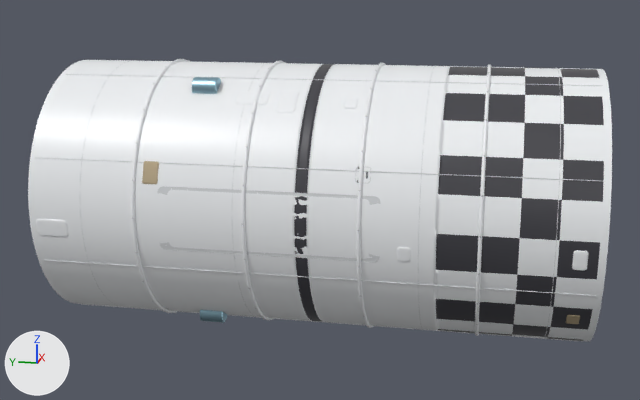
The glTF model assets-src/ship-modules/tank-12-main.glb: old version first, new version second.
One viewpoint serves both versions: a 50 mm lens placed at (-19.98, -3.8, 4.82), pointed at (0.0, 0.19, -0.18). Arrows for +X, +Y and +Z are at lower left; the lights stay in place. The picture after the commit comes second. Vertices at exactly the same position are counted once.

In view in the first picture: 'tank-band', 'tank-band.001', 'tank-band.002', 'tank-band.003', 'tank_hull', 'tank_surface_panels' and 10 more.
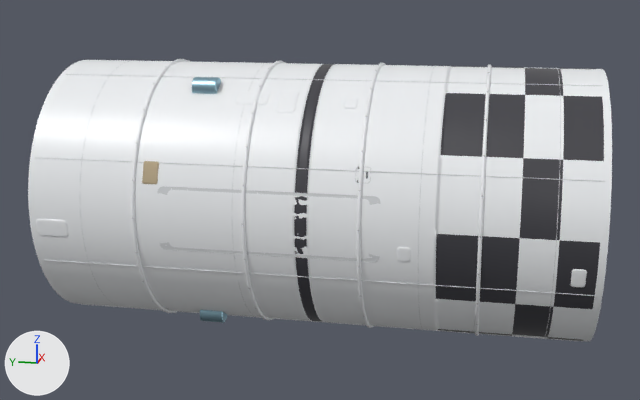
Pixel boxes (x1, y1, x2, y2) of what changed, in the pictures (640 x 400 px; the box of a moved part takes in the faces that stretch with it):
part 1 of me_tank_hull, recoloured (white to dark grey)
    both: (436, 66, 604, 327)
part 2 of me_tank_hull, recoloured (dark grey to white)
    both: (436, 67, 604, 330)
part 3 of me_tank_surface_panels, moved or reshaped
    before: (572, 250, 588, 271)
    after: (571, 269, 587, 287)
part 4 of me_tank_surface_panels, moved or reshaped (not visible afterwards)
    before: (566, 315, 580, 324)

The change in detail:
me_tank_hull has 37632 vertices, 75260 faces and spans x -3.0..3.0, y -6.0..6.0, z -3.0..3.0.
me_tank_hull is used by ob_tank_hull; location (0.0, 0.0, 0.0).
me_tank_hull part 1: 4992 faces spanning x -2.9..2.9, y -5.85..-2.75, z -3.0..3.0 switch from mat_mat_tank_paint_white (white #f1f3f6) to mat_mat_tank_paint_black (dark grey #3f3f45).
me_tank_hull part 2: 4992 faces spanning x -2.9..2.9, y -5.85..-2.75, z -3.0..3.0 switch from mat_mat_tank_paint_black (dark grey #3f3f45) to mat_mat_tank_paint_white (white #f1f3f6).
me_tank_surface_panels has 5102 vertices, 9240 faces and spans x -3.01..3.01, y -5.65..5.85, z -3.01..2.98.
me_tank_surface_panels is used by ob_tank_surface_panels; location (0.0, 0.0, 0.0).
me_tank_surface_panels part 3: the loose piece of 121 vertices spanning x -3.01..-2.94, y -5.65..-5.37, z -0.6..-0.18 is turned -7.5 degrees about the y axis through the mesh origin.
me_tank_surface_panels part 4: the loose piece of 121 vertices spanning x -2.48..-2.28, y -5.64..-5.38, z -1.96..-1.69 is scaled about its middle by (1.58, 1, 0.328), then moved by (1.61, 0.0, -1.08).
